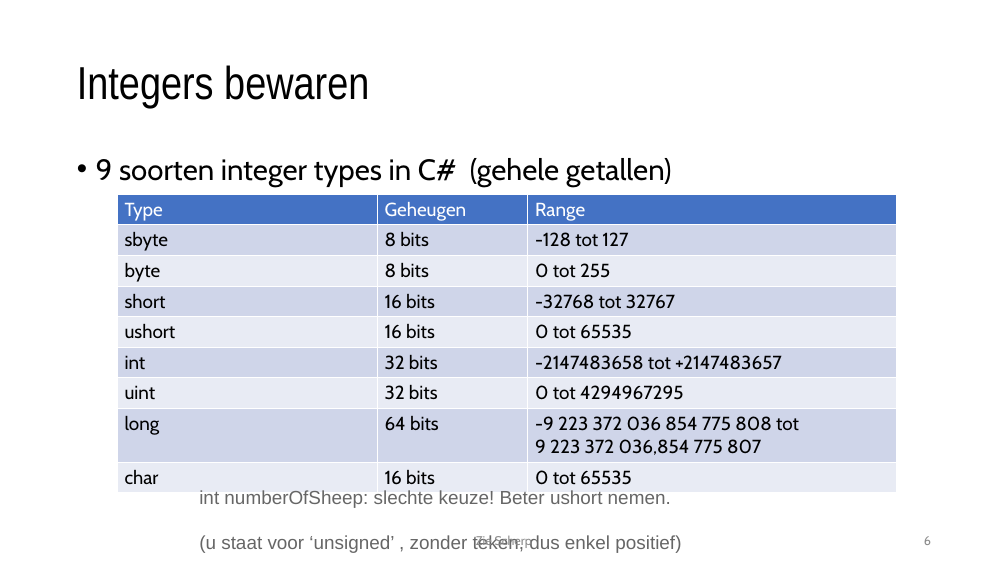
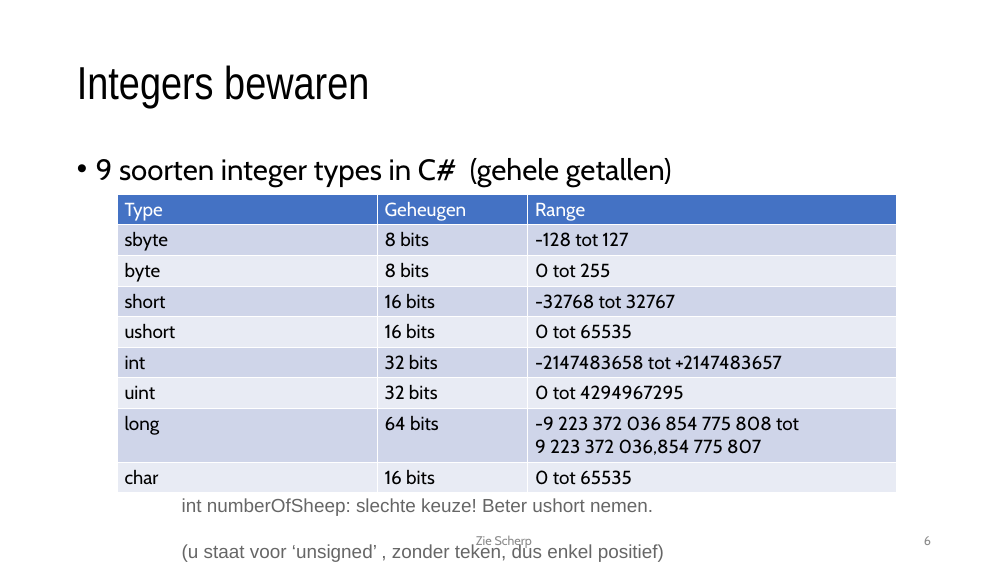
Before and after one commit to timdams/csharpbook, a slide deck: slide 6 of _SLIDES/2020/H2- De basiconcepten van cs/H2_2_Datatypes.pptx. Drawn at 1008x567 pixels with LibreOffice and Linux fonts; fonts in the diff are those of the drawing; background and template pictures are left out. Boxes give left, top, right and bottom in pixels: in the first picture for what was removed or moved away, otherwise in the second. Text is boxed around its words. In the diff, an @@ line names an element or a change of style, - is before the commit and + after.

```diff
--- a/_SLIDES/2020/H2- De basiconcepten van cs/H2_2_Datatypes.pptx
+++ b/_SLIDES/2020/H2- De basiconcepten van cs/H2_2_Datatypes.pptx
@@ text "int numberOfSheep: slechte keuze! Beter ..." rewrapped from [199, 490, 671, 553] to [182, 498, 664, 562] @@
```
Also in this commit, not shown: 1 other slide changed, 1 slide added, 6 other files.
